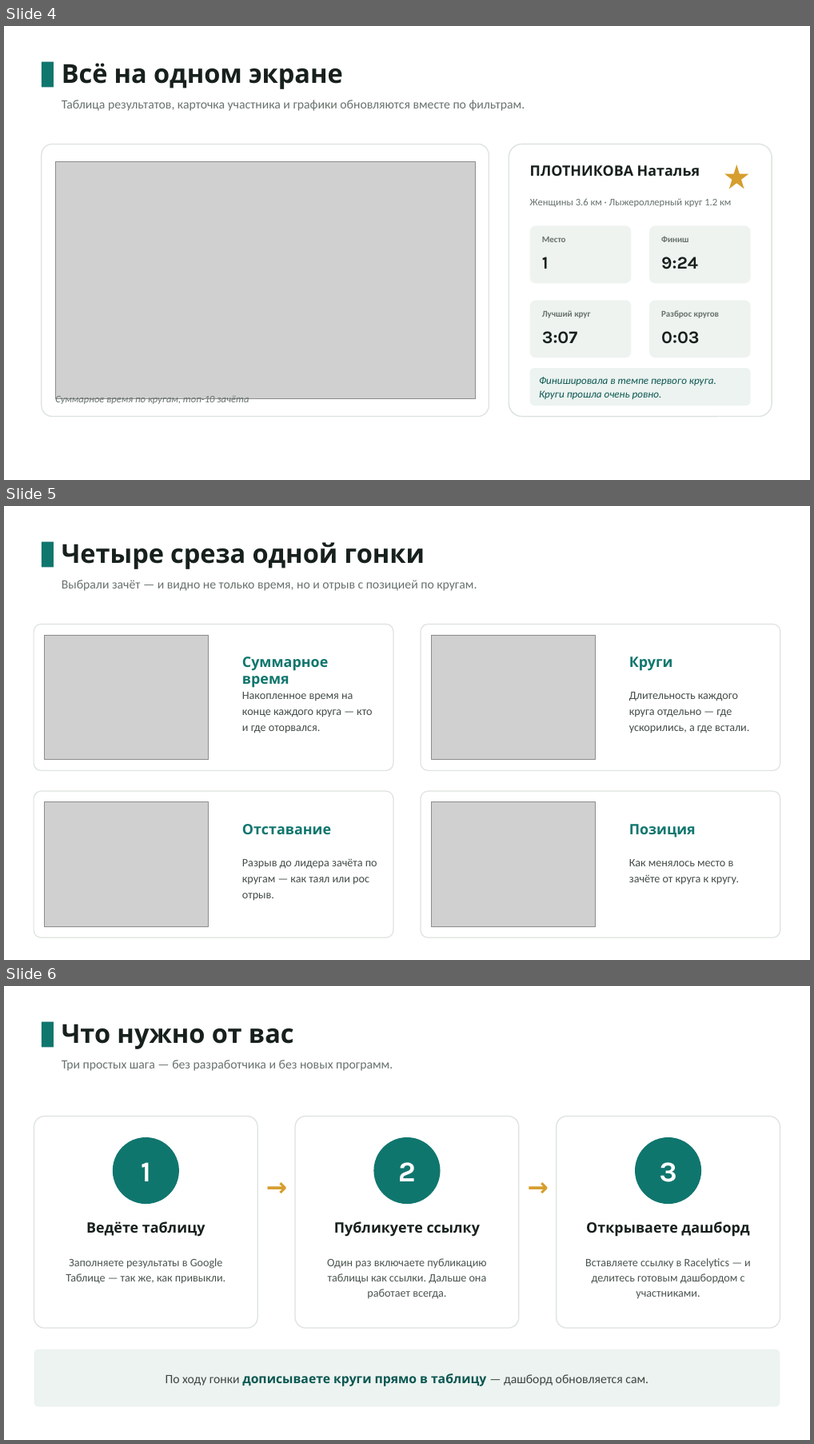
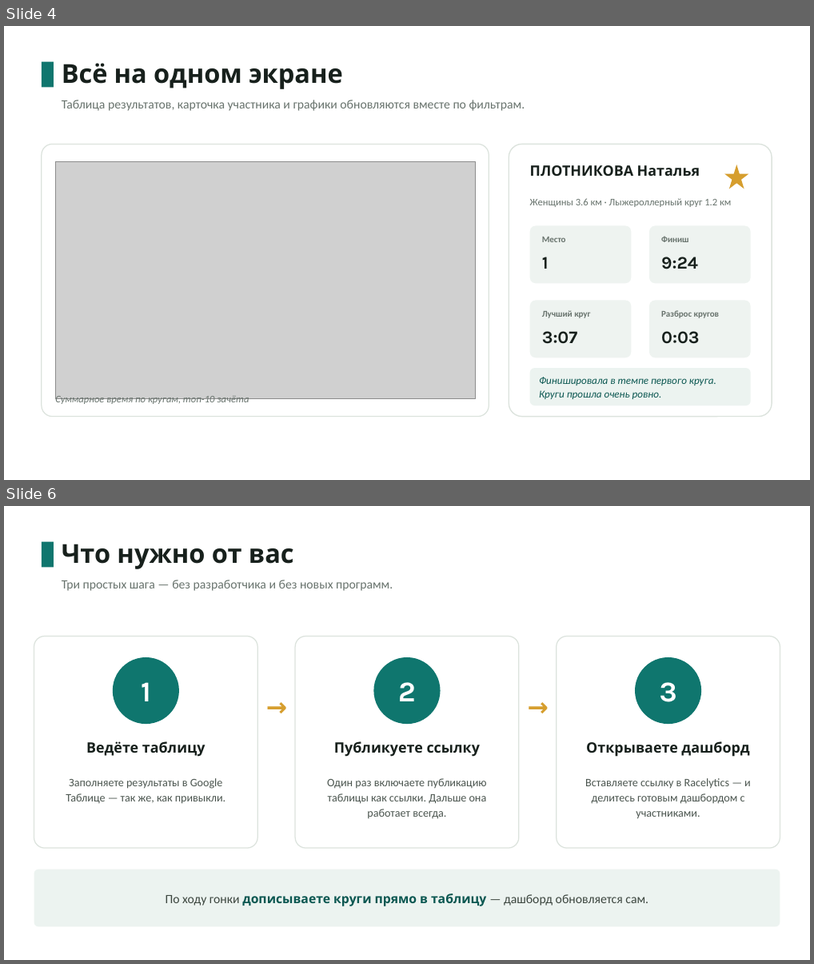
Before and after one commit to ken48/racelytics, a slide deck: Racelytics.pptx. Shown one above the other, each under a label of ours: slides 4, 5 and 6 before the commit, slides 4 and 6 after it; the slides between them are not shown. The pictures are 814x1444 and 814x964 pixels, drawn with LibreOffice and Linux fonts; fonts in the diff are those of the drawing; grey boxes stand for pictures. Boxes give left, top, right and bottom in pixels: in the first picture for what was removed or moved away, otherwise in the second. Text is boxed around its words. In the diff, an @@ line names an element or a change of style, - is before the commit and + after.

```diff
--- a/Racelytics.pptx
+++ b/Racelytics.pptx
@@ slide 5 removed at (4,506,810,960), background #FFFFFF @@
@@ rectangle removed at (42,542,54,567) @@
@@ text removed at (62,542,426,569) @@
-Четыре среза одной гонки
@@ text removed at (62,580,477,591) @@
-Выбрали зачёт — и видно не только время, но и отрыв с позицией по кругам.
@@ rounded rectangle removed at (34,624,394,770) @@
@@ rounded rectangle removed at (421,624,781,770) @@
@@ picture removed at (45,635,209,760) @@
@@ picture removed at (432,635,596,760) @@
@@ text removed at (242,656,328,688) @@
-Суммарное время
@@ text removed at (630,656,674,671) @@
-Круги
@@ text removed at (242,692,372,733) @@
-Накопленное время на конце каждого круга — кто и где оторвался.
@@ text removed at (630,692,750,733) @@
-Длительность каждого круга отдельно — где ускорились, а где встали.
@@ rounded rectangle removed at (34,791,394,937) @@
@@ rounded rectangle removed at (421,791,781,937) @@
@@ picture removed at (45,802,209,927) @@
@@ picture removed at (432,802,596,927) @@
@@ text removed at (242,824,331,835) @@
-Отставание
@@ text removed at (630,824,696,837) @@
-Позиция
@@ text removed at (242,858,378,900) @@
-Разрыв до лидера зачёта по кругам — как таял или рос отрыв.
@@ text removed at (630,859,739,884) @@
-Как менялось место в зачёте от круга к кругу.
```
Also in this commit, not shown: 1 slide added.
